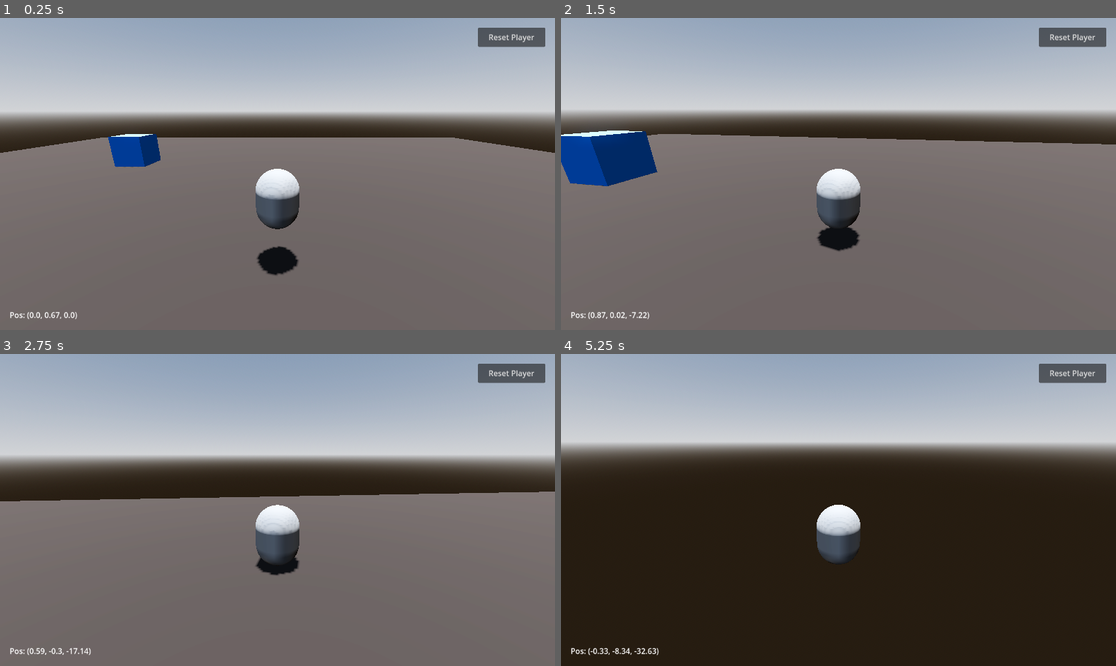
Above: before the commit, frames 1-4 (two rows, left to right).
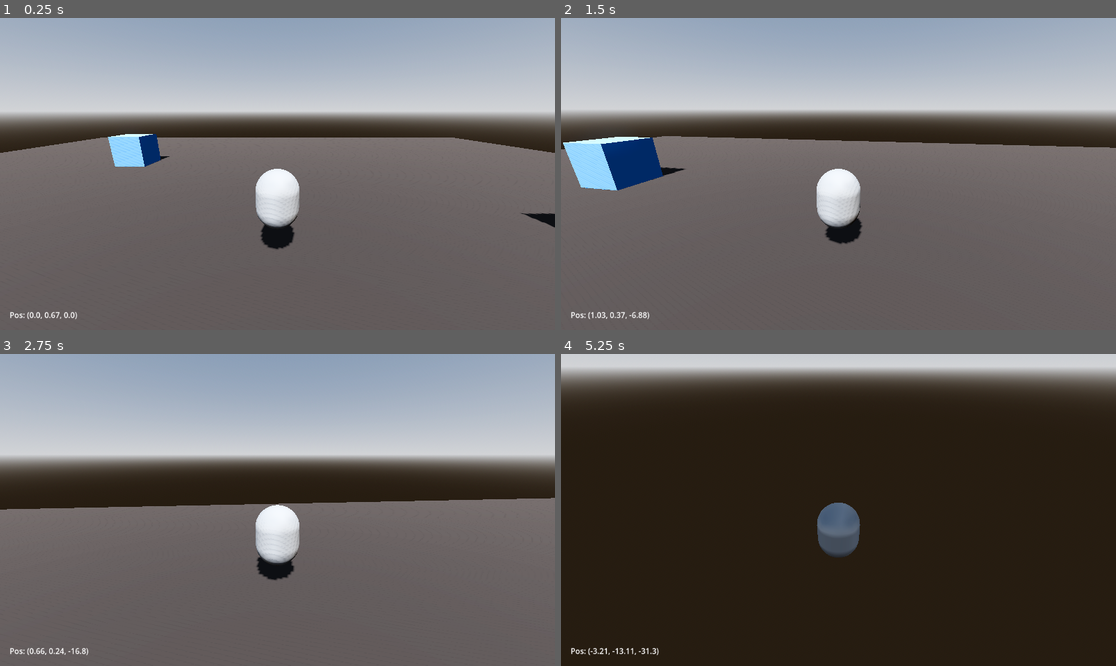
Above: after the commit, the same moments.

Repository: FreedominaStonyField/Anime-3rd-person-movement
Game: Godot game, scene res://main.tscn
Same seed, same stepped clock (60 frames per second), same inputs: the game is played once before the commit and once after it.
Inputs (mouse positions are in pixels of both pictures, inside the frame that each line leads up to):
- Up to frame 1 (0.25 s): no input
- Up to frame 2 (1.5 s): move the mouse to (866, 174) at 0.52 s; hold W (move_forward) from 0.53 s (still down); tap Space (jump) at 0.6, 0.77, 1.07, 1.35 s; click (866, 174) at 0.67 s; move the mouse to (810, 174) at 1.27 s; click (810, 174) at 1.42 s
- Up to frame 3 (2.75 s): keep holding W (move_forward); tap Space (jump) at 1.52, 1.82, 2.1 s; move the mouse to (288, 503) at 2.02 s; click (288, 503) at 2.17 s
- Up to frame 4 (5.25 s): move the mouse to (832, 516) at 2.77 s; tap Space (jump) at 2.85, 3.02, 3.32, 3.6, 3.77, 4.07, 4.35, 4.52, 4.82, 5.1 s; click (832, 516) at 2.92 s; move the mouse to (877, 513) at 3.52 s; click (877, 513) at 3.67 s; tap Escape (ui_cancel) at 4.15 s; move the mouse to (672, 463) at 4.27 s; release W (move_forward) at 4.28 s; hold A (move_left) 4.28-5.03 s; click (672, 463) at 4.42 s; move the mouse to (866, 510) at 5.02 s; hold S (move_back) from 5.03 s (still down); click (866, 510) at 5.17 s

The runs differ from the first frame. In frame 1, 3.1% of the frame differs, in the area x 19-100%, y 3-83%; in frame 2, 4.7%; in frame 3, 4.2%; in frame 4, 35%, in the area x 0-100%, y 0-97%.

Commit message:
update goals

Diff:
--- a/anime-3-rd-person-movement/main.tscn
+++ b/anime-3-rd-person-movement/main.tscn
@@ -48,7 +48,7 @@
 [node name="Environment" type="Node3D" parent="."]
 
 [node name="DirectionalLight3D" type="DirectionalLight3D" parent="Environment"]
-transform = Transform3D(0.965926, 0.258819, 0, 0, 0, 1, 0.258819, -0.965926, 0, 0, 4, 0)
+transform = Transform3D(0.9659258, 0.25881895, 0, -0.15166917, 0.5660372, 0.8103076, 0.209723, -0.7826971, 0.5860046, 0, 4, 0)
 shadow_enabled = true
 shadow_normal_bias = 0.5
 
@@ -80,9 +80,6 @@
 
 [node name="Player" parent="." instance=ExtResource("2")]
 transform = Transform3D(1, 0, 0, 0, 1, 0, 0, 0, 1, 0, 1, 0)
-acceleration = 100.0
-air_control = 10.0
-jump_velocity = 3.0
 
 [node name="ThirdPersonCamera" parent="." instance=ExtResource("3")]
 transform = Transform3D(1, 0, 0, 0, 1, 0, 0, 0, 1, 0, 1.6, 0)
--- a/anime-3-rd-person-movement/scripts/main.gd
+++ b/anime-3-rd-person-movement/scripts/main.gd
@@ -12,6 +12,7 @@
 	_player.set_camera(_camera_rig)
 	_debug_hud.reset_requested.connect(_on_reset_requested)
 	_debug_hud.update_position(_player.global_position)
+	_debug_hud.set_reset_button_visible(false)
 
 func _process(_delta: float) -> void:
 	if _player.global_position.y < fall_reset_height:
@@ -23,6 +24,13 @@
 	if event.is_action_pressed("ui_cancel"):
 		var new_mode := Input.MOUSE_MODE_VISIBLE if Input.get_mouse_mode() == Input.MOUSE_MODE_CAPTURED else Input.MOUSE_MODE_CAPTURED
 		Input.set_mouse_mode(new_mode)
+		_debug_hud.set_reset_button_visible(new_mode == Input.MOUSE_MODE_VISIBLE)
+	elif event is InputEventMouseButton:
+		var mouse_event := event as InputEventMouseButton
+		if mouse_event.button_index == MOUSE_BUTTON_LEFT and mouse_event.pressed:
+			if Input.get_mouse_mode() != Input.MOUSE_MODE_CAPTURED:
+				Input.set_mouse_mode(Input.MOUSE_MODE_CAPTURED)
+				_debug_hud.set_reset_button_visible(false)
 
 func _on_reset_requested() -> void:
 	_reset_player()
--- a/anime-3-rd-person-movement/scripts/player/player_controller.gd
+++ b/anime-3-rd-person-movement/scripts/player/player_controller.gd
@@ -2,10 +2,11 @@
 class_name PlayerController
 
 @export var move_speed: float = 8.0
-@export var acceleration: float = 10.0
-@export var air_control: float = 4.0
+@export var acceleration: float = 60.0
+@export var deceleration: float = 180.0
+@export var air_control: float = 20.0
 @export var jump_velocity: float = 5.0
-@export var turn_speed: float = 8.0
+@export var turn_speed: float = 10.0
 
 var gravity: float = ProjectSettings.get_setting("physics/3d/default_gravity") as float
 
@@ -36,9 +37,19 @@
 		direction = direction.normalized()
 		target_velocity = direction * move_speed
 
-	var accel := acceleration if is_on_floor() else air_control
-	velocity.x = move_toward(velocity.x, target_velocity.x, accel * delta)
-	velocity.z = move_toward(velocity.z, target_velocity.z, accel * delta)
+	if target_velocity != Vector3.ZERO:
+		var accel_rate := acceleration if is_on_floor() else air_control
+		velocity.x = move_toward(velocity.x, target_velocity.x, accel_rate * delta)
+		velocity.z = move_toward(velocity.z, target_velocity.z, accel_rate * delta)
+	else:
+		var decel_rate := deceleration if is_on_floor() else air_control
+		velocity.x = move_toward(velocity.x, 0.0, decel_rate * delta)
+		velocity.z = move_toward(velocity.z, 0.0, decel_rate * delta)
+		if is_on_floor():
+			if abs(velocity.x) < 0.05:
+				velocity.x = 0.0
+			if abs(velocity.z) < 0.05:
+				velocity.z = 0.0
 
 	if is_on_floor():
 		if Input.is_action_just_pressed("jump"):
@@ -57,7 +68,7 @@
 
 func _align_rotation_to_velocity(delta: float) -> void:
 	var horizontal_velocity := Vector3(velocity.x, 0.0, velocity.z)
-	if horizontal_velocity.length() < 0.1:
+	if horizontal_velocity.length() < 0.05:
 		return
 	var desired_yaw := atan2(horizontal_velocity.x, horizontal_velocity.z)
 	var new_yaw := lerp_angle(rotation.y, desired_yaw, clamp(turn_speed * delta, 0.0, 1.0))
--- a/anime-3-rd-person-movement/scripts/ui/debug_hud.gd
+++ b/anime-3-rd-person-movement/scripts/ui/debug_hud.gd
@@ -10,7 +10,14 @@
 	_reset_button.pressed.connect(func() -> void:
 		reset_requested.emit()
 	)
+	set_reset_button_visible(false)
 
 func update_position(world_position: Vector3) -> void:
 	var display := Vector3(snapped(world_position.x, 0.01), snapped(world_position.y, 0.01), snapped(world_position.z, 0.01))
 	_position_label.text = "Pos: " + str(display)
+
+func set_reset_button_visible(visible: bool) -> void:
+	_reset_button.visible = visible
+	_reset_button.disabled = not visible
+	if not visible:
+		_reset_button.release_focus()
Not shown, changed: docs/agent_info.md
